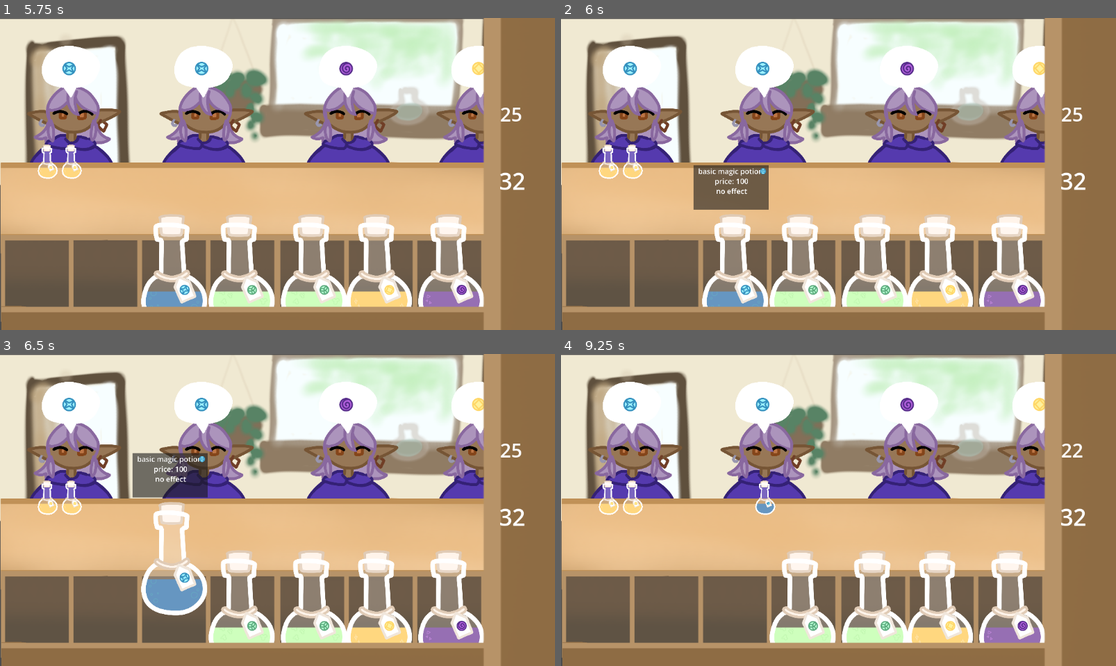
Above: before the commit, frames 1-4 (two rows, left to right).
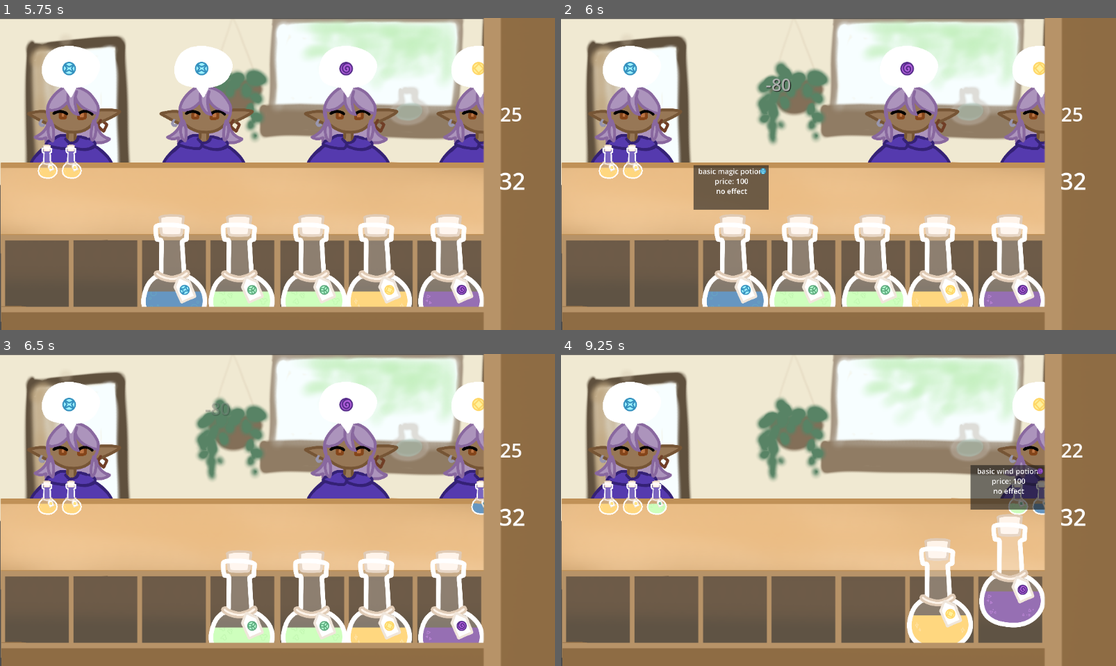
Above: after the commit, the same moments.

Repository: clairewsu/game
Game: Godot game, scene res://scenes/main.tscn
Same seed, same stepped clock (60 frames per second), same inputs: the game is played once before the commit and once after it.
Inputs (mouse positions are in pixels of both pictures, inside the frame that each line leads up to):
- Up to frame 1 (5.75 s): click "start" at 0.5 s; drag from (72, 77) to (349, 77) at 1.27 s; drag from (205, 77) to (349, 77) at 2.02 s; press the mouse at (349, 77) at 2.78 s; tap 1 (one) at 3.05 s; release the mouse at (349, 77) at 3.5 s; drag from (482, 77) to (38, 273) at 3.52 s; drag from (38, 273) to (72, 77) at 4.27 s; drag from (111, 273) to (72, 77) at 5.02 s
- Up to frame 2 (6 s): move the mouse to (738, 273) at 5.77 s; tap 2 (two) at 5.85 s; click (738, 273) at 5.92 s
- Up to frame 3 (6.5 s): tap 4 (four) at 6.05 s
- Up to frame 4 (9.25 s): drag from (805, 609) to (610, 497) at 6.52 s; drag from (766, 413) to (738, 559) at 7.27 s; tap Enter at 8 s; drag from (910, 413) to (766, 497) at 8.02 s; move the mouse to (1043, 413) at 8.77 s; hold Right (r) from 8.78 s (still down); tap 1 (one) at 8.85 s; click (1043, 413) at 8.92 s

Frame 1 is identical in both runs. In frame 2, 3.9% of the frame differs, in the area x 28-46%, y 8-47%; in frame 3, 7.8%; in frame 4, 18%, in the area x 15-88%, y 8-93%.

Commit message:
keybinded the selling process

Diff:
--- a/scripts/guy.gd
+++ b/scripts/guy.gd
@@ -6,6 +6,7 @@
 var textures=[]
 var this_score=0
 var guys=[]
+var idx:int
 var selected=false
 var lastselected:String
 signal penalty
@@ -25,6 +26,7 @@
 	var tex=Array(textures).pick_random()
 	$individual.texture=load("res://art/characters/"+tex)
 	add_to_group("guy")
+	idx=get_tree().get_node_count_in_group("guy")-1
 	color_id=randi()%4
 	if color_id==0:
 		$gold.show()
@@ -55,6 +57,7 @@
 			sellto.emit(self)
 			selected=false
 
+
 func get_free_slot():
 	for i in range(slot_occupied.size()):
 		if not slot_occupied[i]:
@@ -66,7 +69,7 @@
 	this_score+=amount
 	selected=false
 
-func _obj_selected(obj):
+func _obj_selected(obj,ignore):
 	obj=str(obj)
 	if lastselected==obj:
 		selected=false
@@ -74,6 +77,20 @@
 		selected=true
 	lastselected=obj
 
+func _is_pressed(num):
+	if num==idx:
+		if not selected:
+			if true not in slot_occupied:
+				penalty.emit(80,global_position)
+			else:
+				dismiss.emit(this_score,global_position)
+			queue_free()
+		else:
+			sellto.emit(self)
+			selected=false
+	else:
+		selected=false
+
 func _on_end():
 	dismiss.emit(this_score,global_position)
 	queue_free()
--- a/scripts/main.gd
+++ b/scripts/main.gd
@@ -9,15 +9,20 @@
 var round=0
 var respawning_guys=true
 var respawning_object=true
+var selected=false
+var busy=false
+var selectedslot:int
 var deck:Array[PackedScene]=[]
 var slots=[Vector2(80,530),Vector2(225,530),Vector2(365,530),Vector2(505,530),Vector2(655,530),Vector2(790,530),Vector2(940,530),Vector2(1080,530)]
 var slot_occupied=[false,false,false,false,false,false,false,false]
 signal end
-signal select1(obj)
+signal select1(slot,scrolling:bool)
 signal sellto(guy0)
+signal guypressed(num)
 
 # Called when the node enters the scene tree for the first time.
 func _ready():
+	set_process_input(true)
 	end.connect($ui._on_end)
 	$ui.start.connect(_on_start)
 
@@ -42,6 +47,10 @@
 func _process(delta: float) -> void:
 	if get_tree().get_nodes_in_group("guy").is_empty() and not respawning_guys:
 		respawn_guys()
+	if Input.is_action_pressed("l") and selected and not busy:
+		scroll("l")
+	if Input.is_action_pressed("r") and selected and not busy:
+		scroll("r")
 
 func spawn_guy():
 	var spawn_offsets = [
@@ -57,6 +66,7 @@
 		end.connect(guy._on_end)
 		select1.connect(guy._obj_selected)
 		guy.sellto.connect(_guy_clicked)
+		guypressed.connect(guy._is_pressed)
 
 func spawn_object(n:int):
 	for i in range(n):
@@ -120,8 +130,28 @@
 	add_child(popup)
 	popup.setup(sign,points)
 
-func _on_select(obj):
-	select1.emit(obj)
+func _on_select(slot):
+	select1.emit(slot,false)
+	selected=!selected
+	if slot!=selectedslot:
+		selected=true
+	selectedslot=slot
 
 func _guy_clicked(guy0):
 	sellto.emit(guy0)
+
+func _input(InputEvent):
+	var numbers=["one","two","three","four"]
+	for i in range(numbers.size()):
+		if InputEvent.is_action_pressed(numbers[i]):
+			guypressed.emit(i)
+
+func scroll(direction):
+	busy=true
+	if direction=="l":
+		selectedslot=max(selectedslot-1,0)
+	if direction=="r":
+		selectedslot=min(selectedslot+1,slot_occupied.count(true)-1)
+	select1.emit(selectedslot,true)
+	await get_tree().create_timer(.1).timeout
+	busy=false
--- a/scripts/object.gd
+++ b/scripts/object.gd
@@ -29,7 +29,7 @@
 signal hit
 signal score(amount:int)
 signal show_desc(name,color,cost,desc,pos:Vector2)
-signal select(obj)
+signal select(slot)
 
 # Called when the node enters the scene tree for the first time.
 func _ready():
@@ -108,7 +108,7 @@
 		drag = false
 		if get_global_mouse_position().distance_to(mousepos)<8 and not sold:
 			selected=!selected
-			select.emit(self)
+			select.emit(slot)
 		if not sold:
 			for area in $sellarea.get_overlapping_areas():
 				if area.is_in_group("guy"):
@@ -180,10 +180,12 @@
 func _hide_desc():
 	$objdesc.hide()
 
-func _on_select(obj):
-	if obj!=self:
+func _on_select(slot1,scrolling):
+	if slot1!=slot:
 		selected=false
 		_hide_desc()
+	elif scrolling:
+		selected=true
 
 func _guy_clicked(guy0):
 	if selected:
